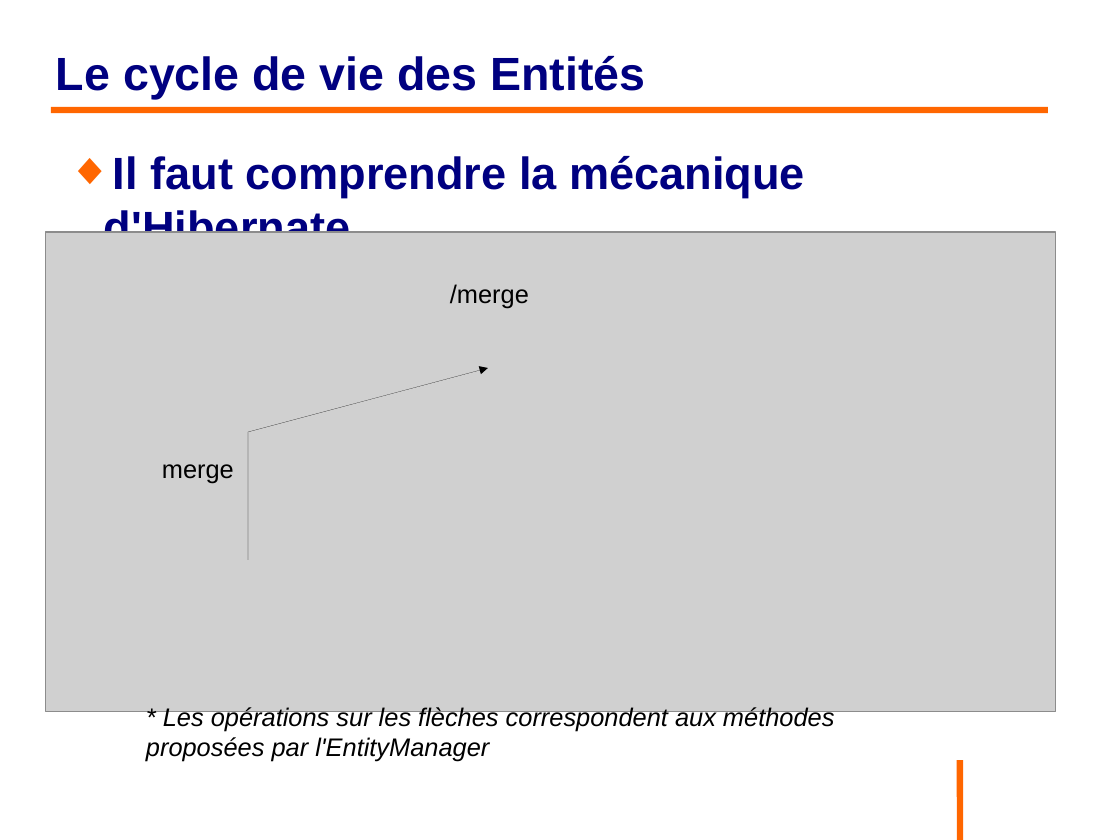
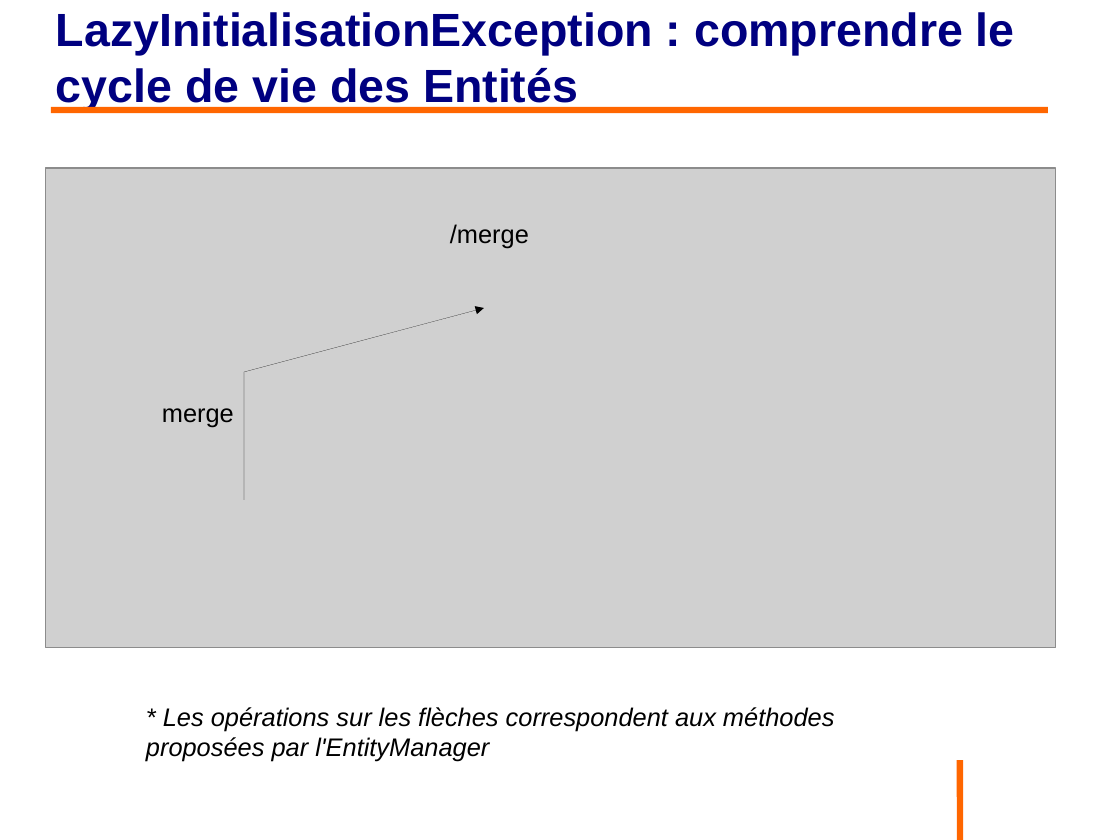
Before and after one commit to philphils/formation-hibernate-basique, a slide deck: slide 103 of Documentation/diapo_formation_hibernate.odp. Drawn at 1120x840 pixels with LibreOffice and Linux fonts; fonts in the diff are those of the drawing; grey boxes stand for pictures; background and template pictures are left out. Boxes give left, top, right and bottom in pixels: in the first picture for what was removed or moved away, otherwise in the second. Text is boxed around its words. In the diff, an @@ line names an element or a change of style, - is before the commit and + after.

```diff
--- a/Documentation/diapo_formation_hibernate.odp
+++ b/Documentation/diapo_formation_hibernate.odp
@@ title at (x1=56, y1=12, x2=1015, y2=111): text changed @@
-Le cycle de vie des Entités
+LazyInitialisationException : comprendre le cycle de vie des Entités
@@ picture moved from (x1=46, y1=232, x2=1056, y2=711) to (x1=46, y1=168, x2=1056, y2=647) @@
@@ text removed at (x1=104, y1=156, x2=805, y2=233) @@
-◆ Il faut comprendre la mécanique d'Hibernate
@@ text "/merge" moved from (x1=450, y1=284, x2=529, y2=309) to (x1=450, y1=224, x2=529, y2=249) @@
@@ freeform shape moved from (x1=248, y1=368, x2=488, y2=560) to (x1=244, y1=308, x2=484, y2=500) @@
@@ text "merge" moved from (x1=162, y1=464, x2=234, y2=483) to (x1=162, y1=408, x2=234, y2=427) @@
```
Also in this commit, not shown: 17 other slides changed, 1 slide added, 1 slide removed.
